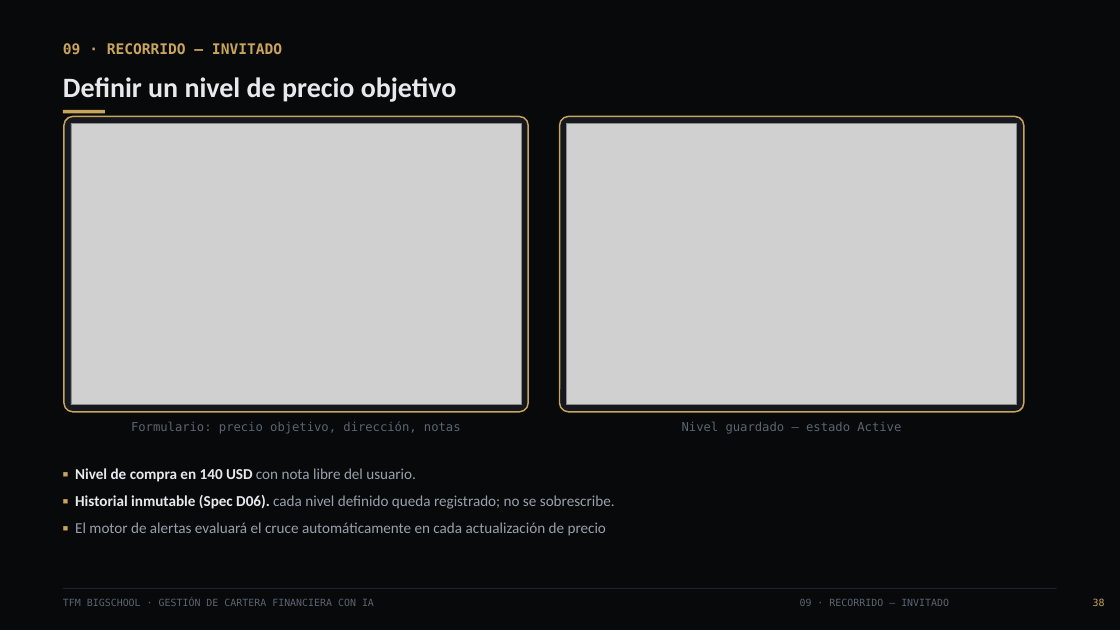
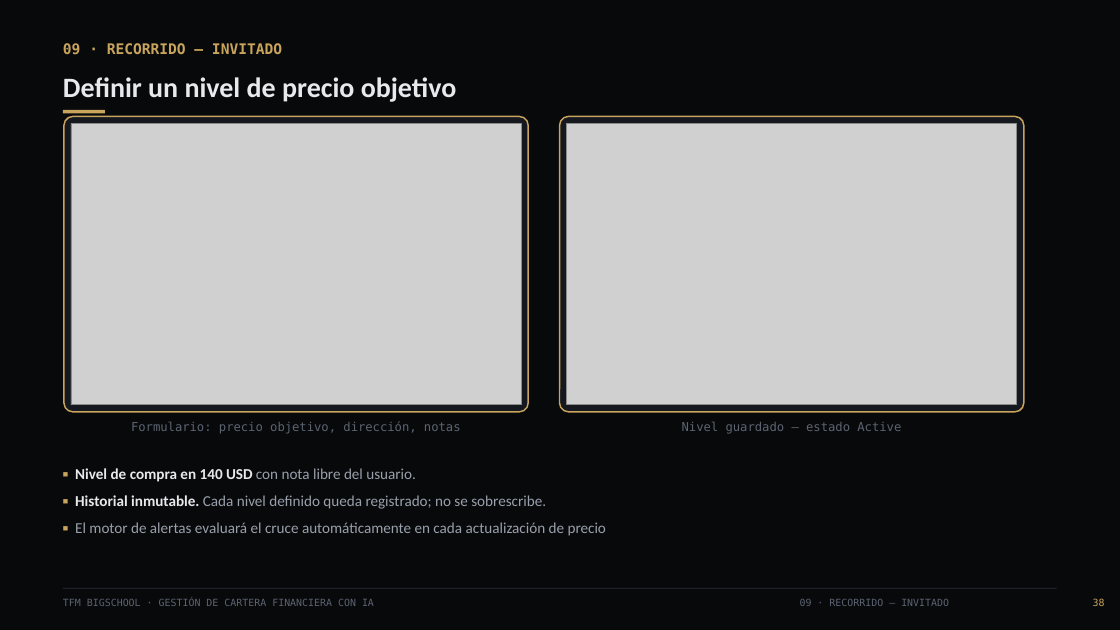
Before and after one commit to romercepeda/TFM_BigSchool, a slide deck: slide 38 of presentacion/TFM_BigSchool_Presentacion.pptx. Drawn at 1120x630 pixels with LibreOffice and Linux fonts; fonts in the diff are those of the drawing; grey boxes stand for pictures. Boxes give left, top, right and bottom in pixels: in the first picture for what was removed or moved away, otherwise in the second. Text is boxed around its words. In the diff, an @@ line names an element or a change of style, - is before the commit and + after.

```diff
--- a/presentacion/TFM_BigSchool_Presentacion.pptx
+++ b/presentacion/TFM_BigSchool_Presentacion.pptx
@@ text at box(75, 495, 546, 509): text changed @@
-▪ Historial inmutable (Spec D06). cada nivel definido queda registrado; no se sobrescribe.
+▪ Historial inmutable. Cada nivel definido queda registrado; no se sobrescribe.
```
Also in this commit, not shown: 12 other slides changed, 27 other files.
